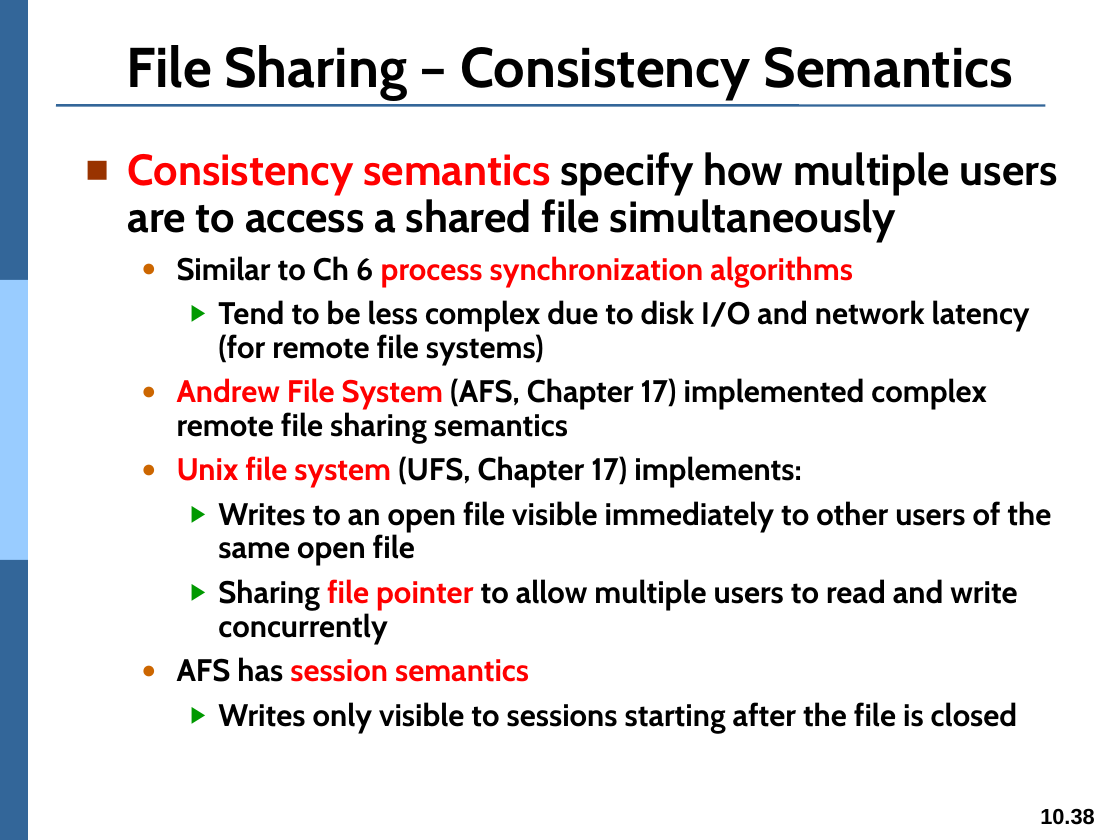
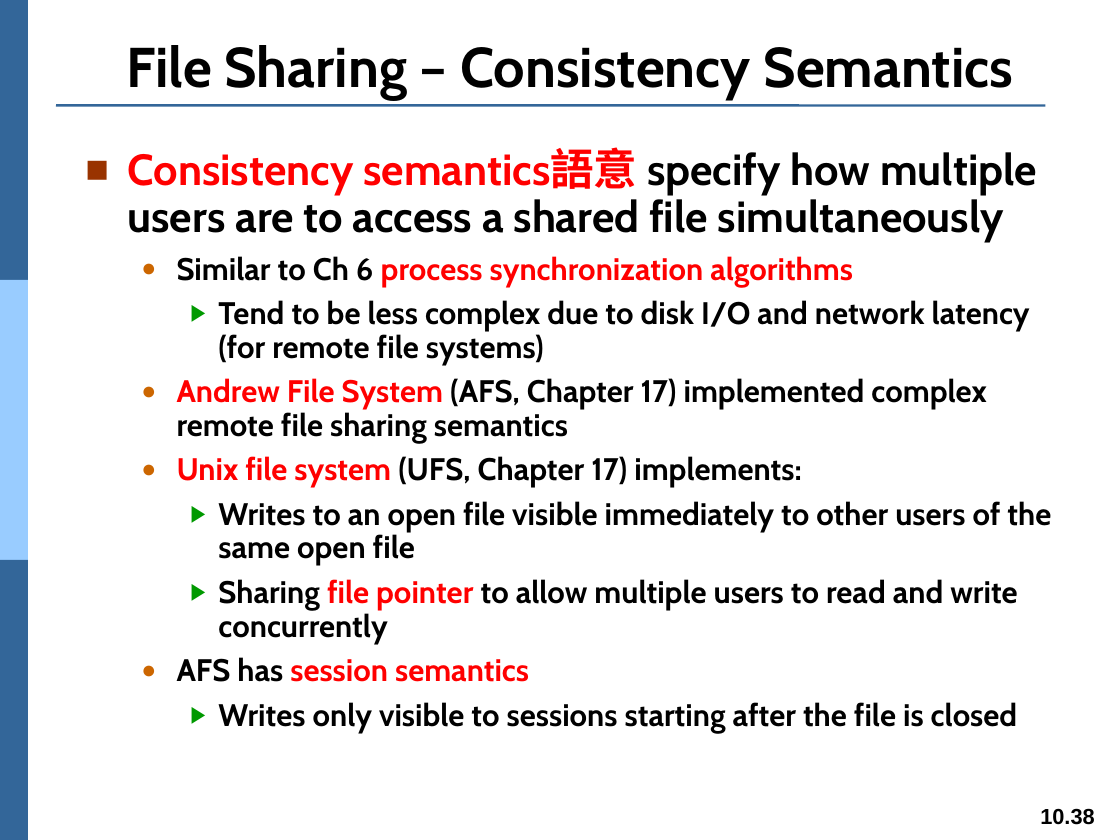
Before and after one commit to Yang09701194/OS_Learning, a slide deck: slide 38 of ch10.pptx. Drawn at 1120x840 pixels with LibreOffice and Linux fonts; fonts in the diff are those of the drawing. Boxes give left, top, right and bottom in pixels: in the first picture for what was removed or moved away, otherwise in the second. Text is boxed around its words. In the diff, an @@ line names an element or a change of style, - is before the commit and + after.

```diff
--- a/ch10.pptx
+++ b/ch10.pptx
@@ text at (128,149,1037,243): text changed @@
-■ Consistency semantics specify how multiple users are to access a shared file simultaneously
+■ Consistency semantics語意 specify how multiple users are to access a shared file simultaneously
```
Also in this commit, not shown: 1 other slide changed.
